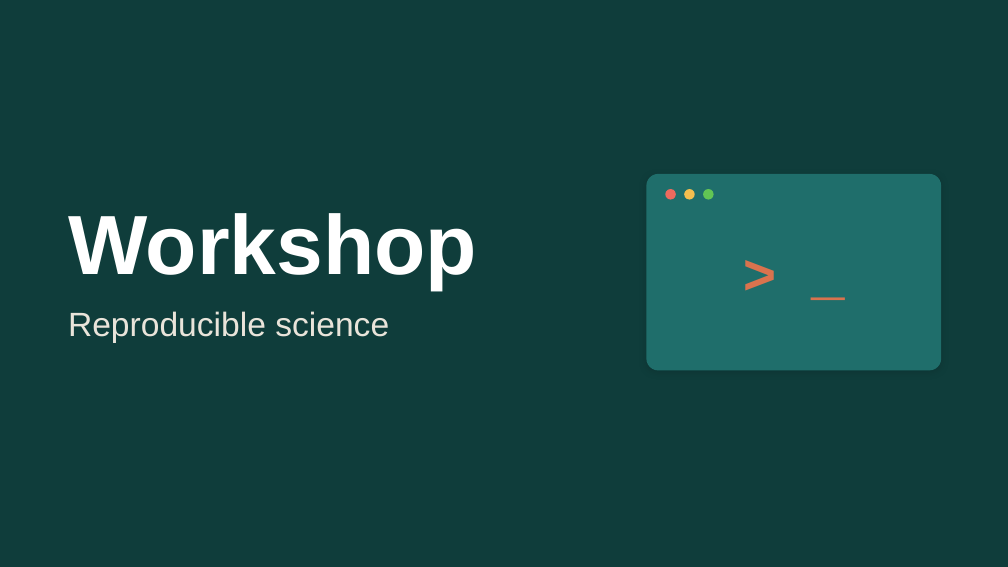
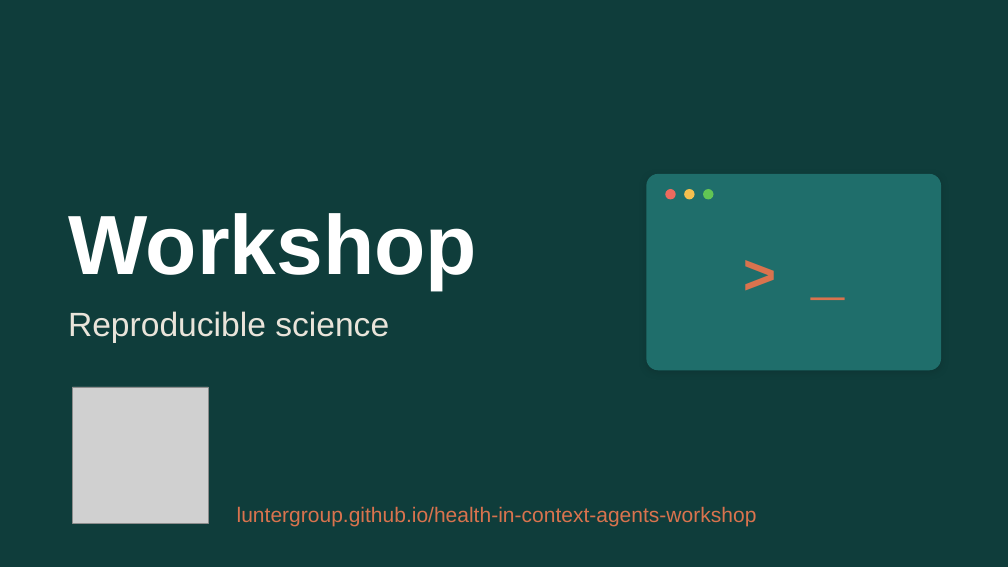
Before and after one commit to luntergroup/health-in-context-agents-workshop, a slide deck: slide 7 of material/intro-slides/reproducible_science.pptx (slide 5 before the commit). Drawn at 1008x567 pixels with LibreOffice and Linux fonts; fonts in the diff are those of the drawing; grey boxes stand for pictures. Boxes give left, top, right and bottom in pixels: in the first picture for what was removed or moved away, otherwise in the second. Text is boxed around its words. In the diff, an @@ line names an element or a change of style, - is before the commit and + after.

```diff
--- a/material/intro-slides/reproducible_science.pptx
+++ b/material/intro-slides/reproducible_science.pptx
@@ picture added at (x1=73, y1=387, x2=209, y2=523) @@
@@ text added at (x1=237, y1=506, x2=757, y2=527), 20 pt, text #D9734E @@
+luntergroup.github.io/health-in-context-agents-workshop
```
Also in this commit, not shown: 2 other slides changed, 1 slide added.
